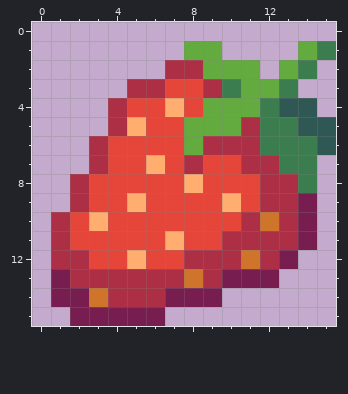
Pixel-art sprite: assets/items/strawberry.png. This is how it looked before the edit.
The file is 16x16 pixels.
The result:
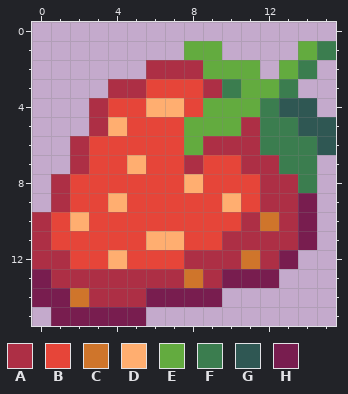
Palette (. is transparent): A #ad2f45  B #e64539  C #cf752b  D #ffae70  E #63ab3f  F #3b7d4f  G #2f5753  H #781d4f
Changes in this commit:
Colour A is added in row 2 at x 6; in row 3 at x 4; in rows 4 to 5 at x 3; in rows 6 to 7 at x 2; in rows 8 to 9 at x 1; in rows 10 to 12 at x 0.
Colour A replaces colour C in row 14 at x 3.
Colour A replaces colour H in row 13 at x 1.
Colour B replaces colour A in row 3 at x 6; in row 4 at x 4; in rows 6 to 7 at x 3; in rows 8 to 9 at x 2; in rows 10 to 11 at x 1; in row 12 at x 2.
Colour B replaces colour D in row 5 at x 5; in row 7 at x 6; in row 9 at x 5; in row 10 at x 3; in row 12 at x 5.
Colour C replaces colour H in row 14 at x 2.
Colour D replaces colour A in row 5 at x 4.
Colour D replaces colour B in row 4 at x 6; in row 7 at x 5; in row 9 at x 4; in row 10 at x 2; in row 11 at x 6; in row 12 at x 4.
Colour H is added in rows 13 to 14 at x 0; in row 15 at x 1.
Colour H replaces colour A in row 14 at x 6.
The edit erases colour H in row 15 at x 6.
